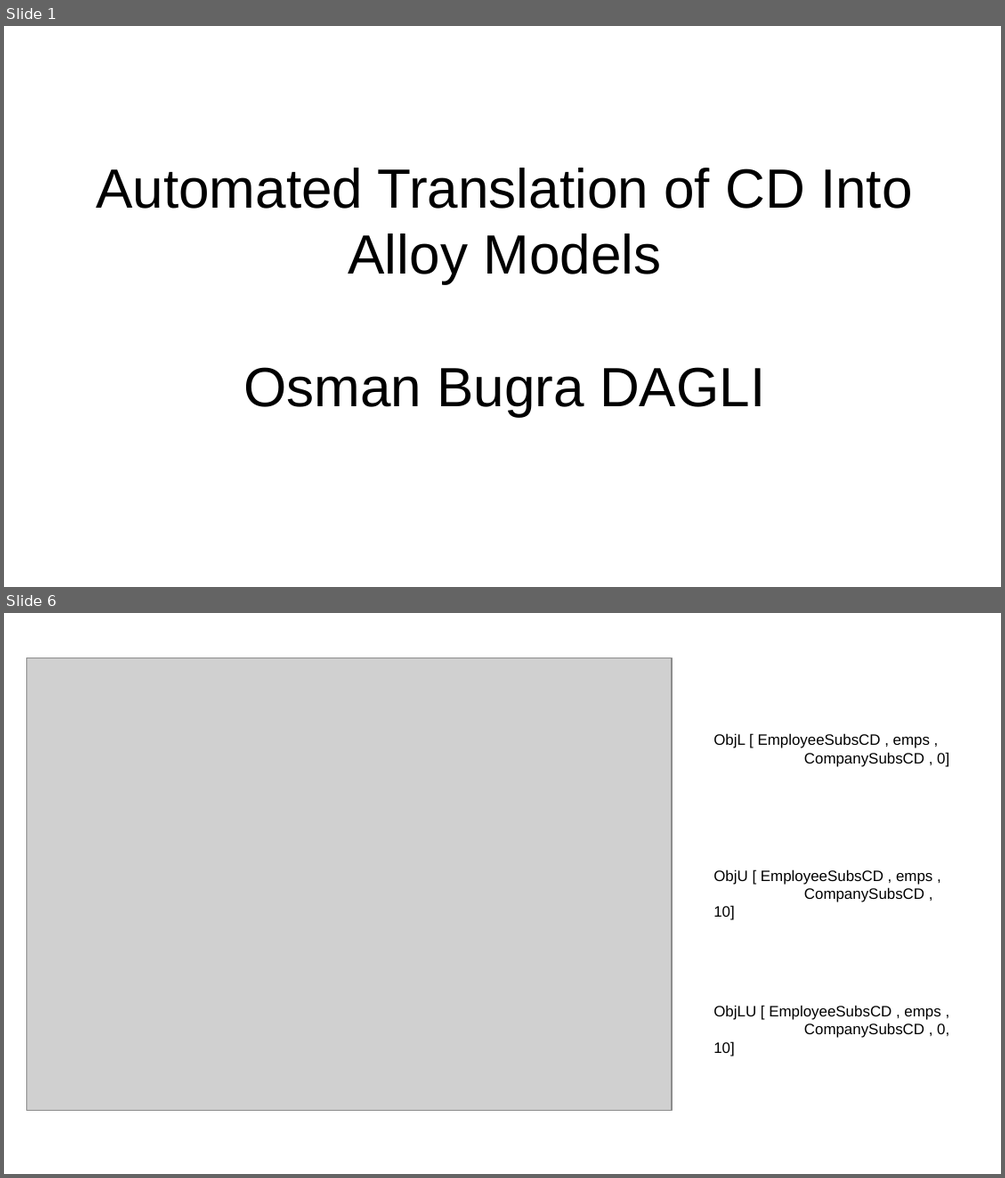
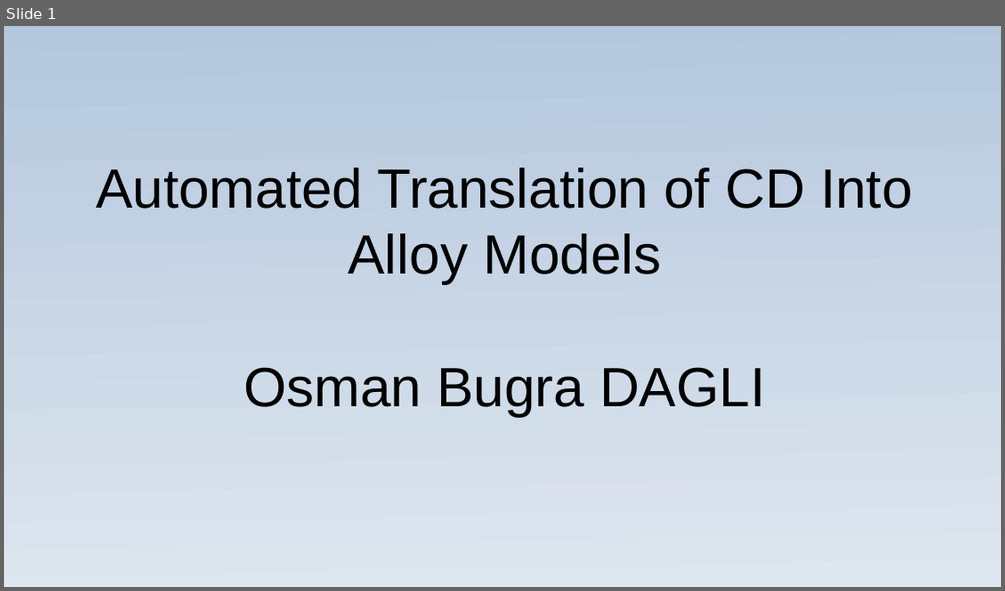
Before and after one commit to osmandagli/cd2alloy, a slide deck: slide/slide.odp. Shown one above the other, each under a label of ours: slides 1 and 6 before the commit, slide 1 after it; the slides between them are not shown. The pictures are 1005x1178 and 1005x591 pixels, drawn with LibreOffice and Linux fonts; fonts in the diff are those of the drawing; grey boxes stand for pictures. Boxes give left, top, right and bottom in pixels: in the first picture for what was removed or moved away, otherwise in the second. Text is boxed around its words. In the diff, an @@ line names an element or a change of style, - is before the commit and + after.

```diff
--- a/slide/slide.odp
+++ b/slide/slide.odp
@@ slide 6 removed at [4, 613, 1001, 1174], background #FFFFFF @@
@@ picture removed at [26, 658, 672, 1111] @@
@@ text removed at [713, 733, 949, 767] @@
-ObjL [ EmployeeSubsCD , emps ,
-CompanySubsCD , 0]
@@ text removed at [713, 869, 932, 920] @@
-ObjU [ EmployeeSubsCD , emps ,
-CompanySubsCD , 10]
@@ text removed at [713, 1005, 949, 1056] @@
-ObjLU [ EmployeeSubsCD , emps ,
-CompanySubsCD , 0, 10]
@@ slide 1 changed as well @@
@@ background #FFFFFF to gradient #B4C7DC to #DEE6EF @@
```
Also in this commit, not shown: 7 slides added, 4 other slides removed, 12 other files.
